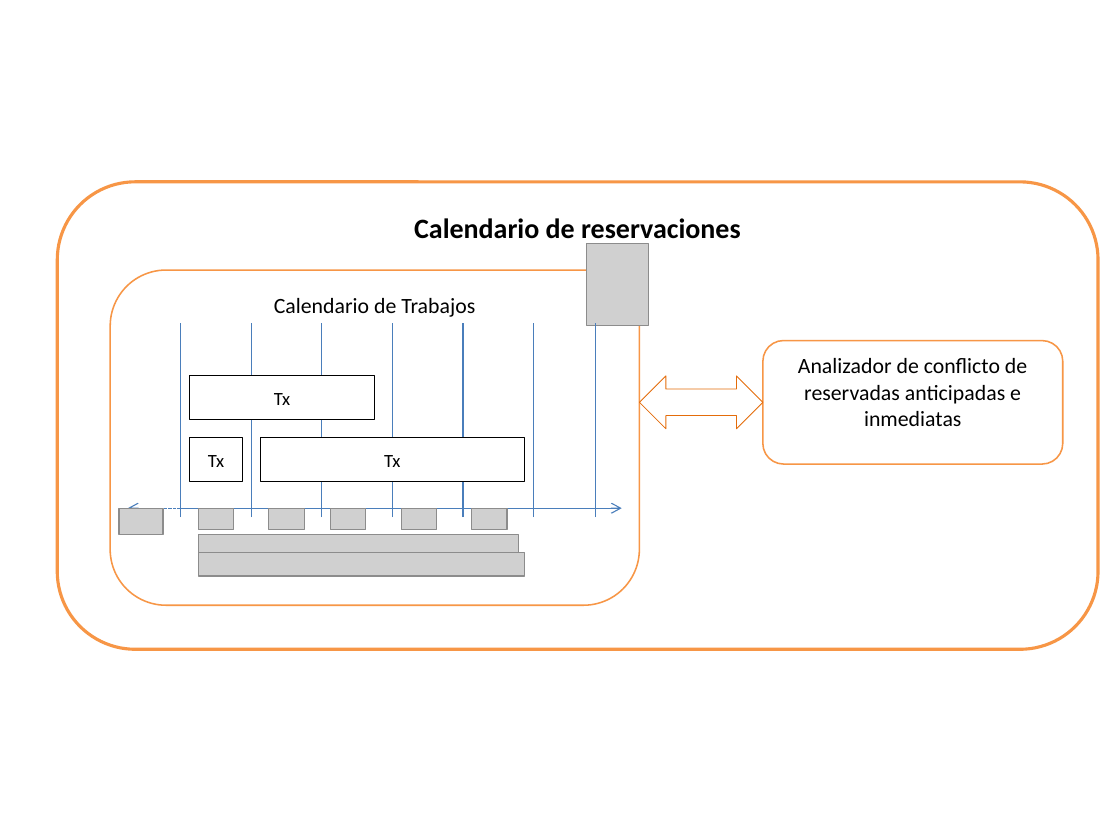
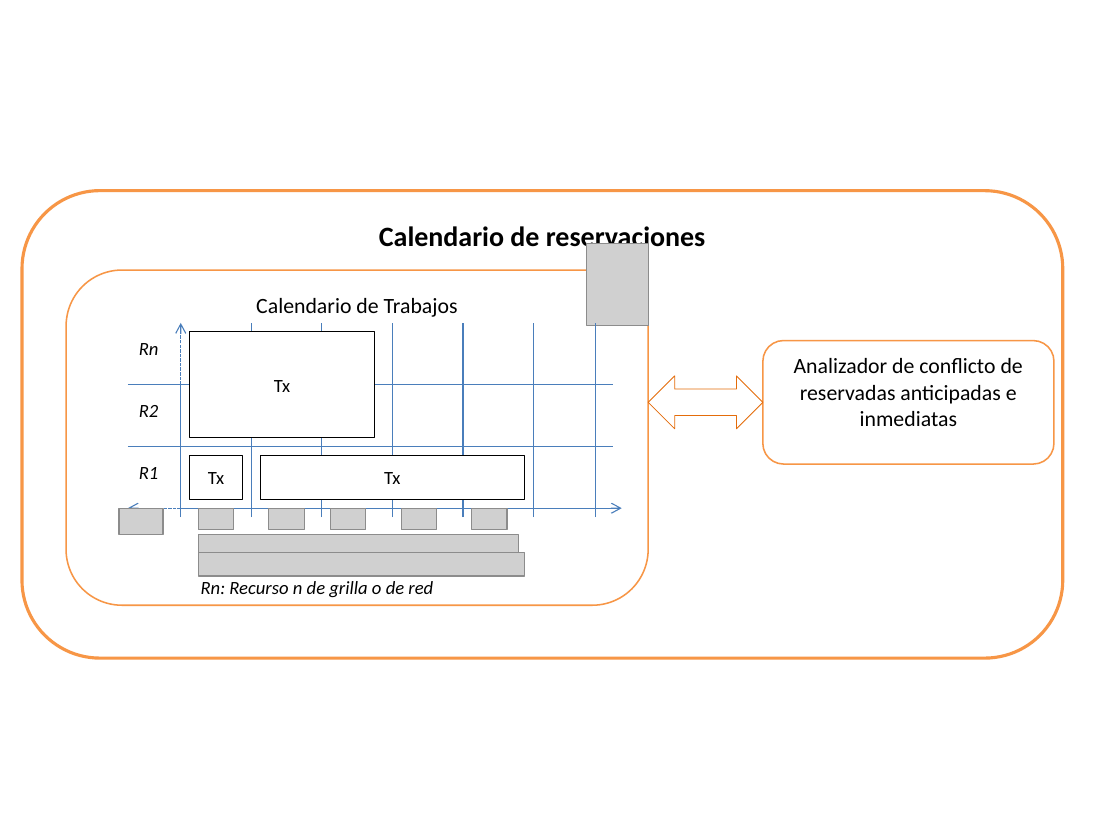
Before and after one commit to yesidavella/AG2, a slide deck: slide 3 of trunk/Graficas de arquitectura ag2.pptx. Drawn at 1120x840 pixels with LibreOffice and Linux fonts; fonts in the diff are those of the drawing; grey boxes stand for pictures; background and template pictures are left out. Boxes give left, top, right and bottom in pixels: in the first picture for what was removed or moved away, otherwise in the second. Text is boxed around its words. In the diff, an @@ line names an element or a change of style, - is before the commit and + after.

```diff
--- a/trunk/Graficas de arquitectura ag2.pptx
+++ b/trunk/Graficas de arquitectura ag2.pptx
@@ rounded rectangle "Calendario de reservaciones" moved from (x1=57, y1=181, x2=1098, y2=648) to (x1=22, y1=190, x2=1063, y2=657) @@
@@ rounded rectangle "Calendario de Trabajos" resized from (x1=110, y1=270, x2=638, y2=605) to (x1=66, y1=270, x2=648, y2=605) @@
@@ arrow added from (180, 385) to (180, 323), #4B7EBC 0.75 pt dashed @@
@@ text added at (x1=139, y1=343, x2=159, y2=355), 12 pt, text #000000, italic @@
+Rn
@@ rectangle "Tx" resized from (x1=189, y1=376, x2=374, y2=420) to (x1=189, y1=332, x2=374, y2=437) @@
@@ rounded rectangle "Analizador de conflicto de reservadas ..." resized from (x1=763, y1=340, x2=1063, y2=464) to (x1=763, y1=340, x2=1054, y2=464) @@
@@ line added from (128, 385) to (613, 385), #4B7EBC 0.75 pt @@
@@ line moved from (180, 517) - (180, 323) to (180, 517) - (180, 385) @@
@@ up down arrow resized from (x1=639, y1=376, x2=762, y2=428) to (x1=648, y1=376, x2=762, y2=428) @@
@@ text added at (x1=139, y1=405, x2=159, y2=417), 12 pt, text #000000, italic @@
+R2
@@ line added from (128, 447) to (613, 447), #4B7EBC 0.75 pt @@
@@ text added at (x1=139, y1=467, x2=159, y2=479), 12 pt, text #000000, italic @@
+R1
@@ rectangle "Tx" moved from (x1=189, y1=438, x2=242, y2=482) to (x1=189, y1=455, x2=242, y2=498) @@
@@ rectangle "Tx" moved from (x1=260, y1=438, x2=524, y2=482) to (x1=260, y1=455, x2=524, y2=498) @@
@@ text added at (x1=201, y1=581, x2=433, y2=598), 12 pt, text #000000, italic @@
+Rn: Recurso n de grilla o de red
```
Also in this commit, not shown: 1 other file.
